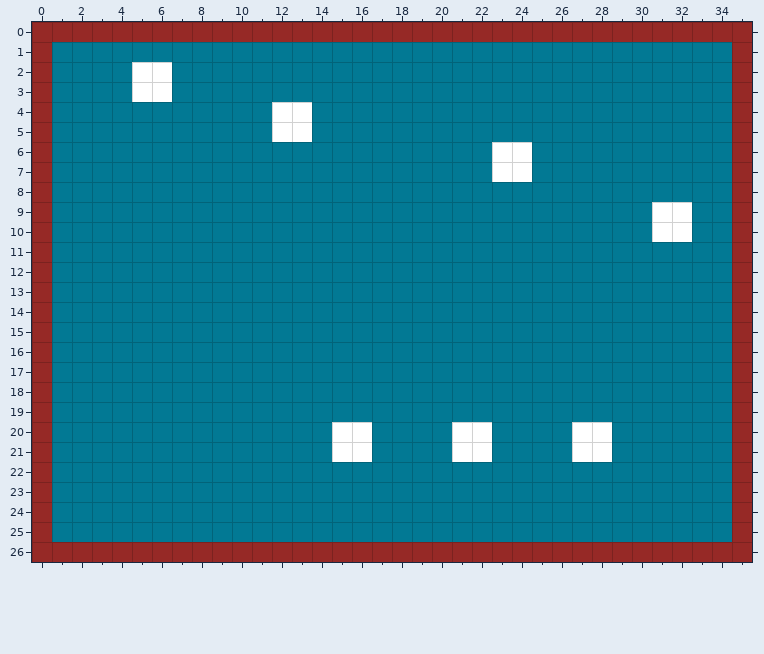
Tiled map -- raw/levels.tmx. The picture above was drawn from the file before the commit.
Cells are 25x25 px. Shown: x 0..35, y 0..26.
And afterwards:
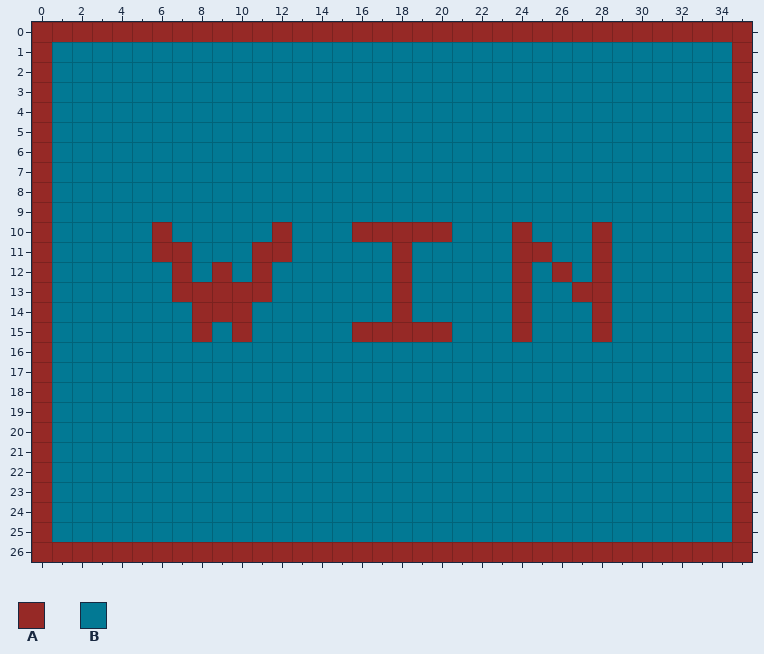
Key: from "tile-set": A 0, B 1.
_ is an empty cell, . an unchanged one.
Tiles of an added or newly shown layer are drawn over the layers below it.
What changed:
--- layer "win" (added)
@@ x 5..24 @@
- 2 __..................
- 3 __..................
- 4 .......__...........
- 5 .......__...........
- 6 ..................__
- 7 ..................__
+ 2 BB..................
+ 3 BB..................
+ 4 .......BB...........
+ 5 .......BB...........
+ 6 ..................BB
+ 7 ..................BB
@@ x 6..32 @@
- 9 .........................__
-10 _....._..._____..._..._..__
-11 __...__....._.....__.._....
-12 ._._._......_....._._._....
-13 ._____......_....._..__....
-14 ..___......._....._..._....
-15 .._._....._____..._..._....
+ 9 .........................BB
+10 A.....A...AAAAA...A...A..BB
+11 AA...AA.....A.....AA..A....
+12 .A.A.A......A.....A.A.A....
+13 .AAAAA......A.....A..AA....
+14 ..AAA.......A.....A...A....
+15 ..A.A.....AAAAA...A...A....
@@ x 15..28 @@
-20 __....__....__
-21 __....__....__
+20 BB....BB....BB
+21 BB....BB....BB
